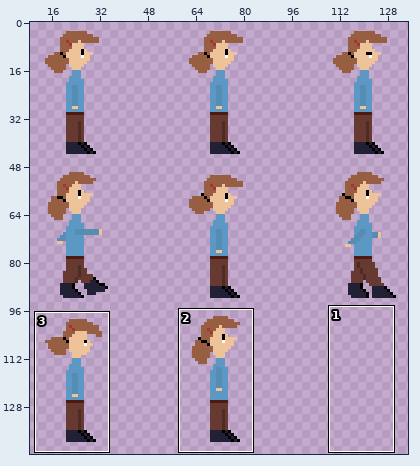
File history of a sprite sheet, scenes/characters/alicia/alicia_adulta.png. Above, an overview of the earlier version with the close-up marked.
Close-up. First the earlier version:
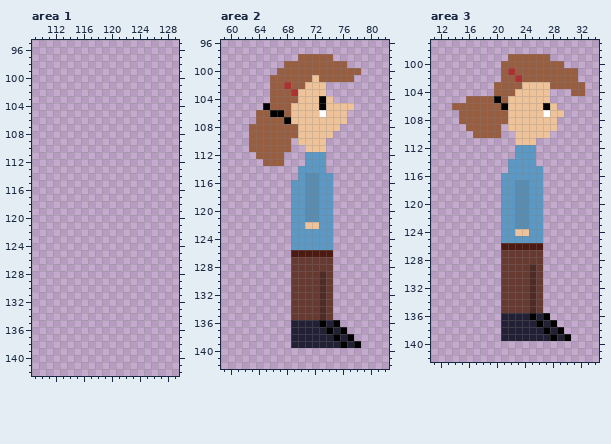
The file is 720x720 pixels, drawn in blocks of 5x5; one block is one cell here. Shown: area 1: x 109..129, y 95..142; area 2: x 59..82, y 96..142; area 3: x 11..34, y 97..142. The wide view leaves out empty margins. The commit also changed other parts of the picture, which this record leaves out.
Now the later version:
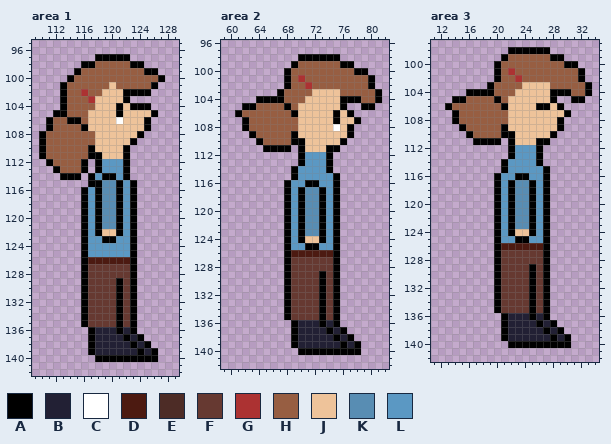
Palette (. is transparent): A #000000  B #222034  C #ffffff  D #4c1a11  E #4d2c26  F #663931  G #ac3232  H #975e42  J #eec39a  K #588db3  L #5b98c3
Diff:
--- area 1
@@ x 109..129 @@
  96 .....................
- 97 .....................
- 98 .....................
- 99 .....................
-100 .....................
-101 .....................
-102 .....................
-103 .....................
-104 .....................
-105 .....................
-106 .....................
-107 .....................
-108 .....................
-109 .....................
-110 .....................
-111 .....................
-112 .....................
-113 .....................
-114 .....................
-115 .....................
-116 .....................
-117 .....................
-118 .....................
-119 .....................
-120 .....................
-121 .....................
-122 .....................
-123 .....................
-124 .....................
-125 .....................
-126 .....................
-127 .....................
-128 .....................
-129 .....................
-130 .....................
-131 .....................
-132 .....................
-133 .....................
-134 .....................
-135 .....................
-136 .....................
-137 .....................
-138 .....................
-139 .....................
-140 .....................
+ 97 .........AAAAA.......
+ 98 .......AAHHHHHAA.....
+ 99 ......AHHHHHHHHHAA...
+100 .....AHHHHHHHHHHHHA..
+101 ....AHHHHHHJHHHHHA...
+102 ....AHHGHHJJJAAAA....
+103 ....AHHHGJJJJA.......
+104 ....AHHHHJJJAJAAA....
+105 ...AAHHHJJJJAJJJJA...
+106 ..AHHAAHJJJJCJJJA....
+107 ..AHHHHAJJJJJJJJA....
+108 .AHHHHHHHJJJJJJA.....
+109 .AHHHHHHHJJJJJA......
+110 .AHHHHHHAJJJJA.......
+111 .AHHHHHHAAJJJA.......
+112 ..AHHHHA.ALLLA.......
+113 ...AHHHA.ALLLA.......
+114 ....AAA.ALAALA.......
+115 ........AAKKALA......
+116 .......ALAKKALA......
+117 .......ALAKKALA......
+118 .......ALAKKALA......
+119 .......ALAKKALA......
+120 .......ALAKKALA......
+121 .......ALAKKALA......
+122 .......ALAJJALA......
+123 .......ALLAALLA......
+124 .......ALLLLLLA......
+125 .......ALLLLLLA......
+126 .......ADDDDDDA......
+127 .......AFFFFFFA......
+128 .......AFFFFFFA......
+129 .......AFFFFAFA......
+130 .......AFFFFAFA......
+131 .......AFFFFAFA......
+132 .......AFFFFAFA......
+133 .......AFFFFAFA......
+134 .......AFFFFAFA......
+135 .......AFFFFAFA......
+136 ........ABBBABA......
+137 ........ABBBBABA.....
+138 ........ABBBBBABA....
+139 ........ABBBBBBABA...
+140 .........AAAAAAAAA...
 141 .....................
--- area 2
@@ x 59..82 @@
  97 ........................
- 98 ...........HHHHH........
- 99 .........HHHHHHHHH......
-100 ........HHHHHHHHHHHH....
-101 .......HHHHHHJHHHHH.....
-102 .......HHGHHJJJ.........
-103 .......HHHGJJJJ.........
-104 .......HHHHJJJAJ........
-105 ......AHHHJJJJAJJJJ.....
-106 .....HHAAHJJJJCJJJ......
-107 .....HHHHAJJJJJJJJ......
-108 ....HHHHHHHJJJJJJ.......
-109 ....HHHHHHHJJJJJ........
-110 ....HHHHHH.JJJJ.........
-111 ....HHHHHH..JJJ.........
-112 .....HHHH...LLL.........
-113 ......HHH...LLL.........
-114 ...........LLLL.........
-115 ...........LKKLL........
-116 ..........LLKKLL........
-117 ..........LLKKLL........
-118 ..........LLKKLL........
-119 ..........LLKKLL........
-120 ..........LLKKLL........
-121 ..........LLKKLL........
-122 ..........LLJJLL........
-123 ..........LLLLLL........
-124 ..........LLLLLL........
-125 ..........LLLLLL........
-126 ..........DDDDDD........
-127 ..........FFFFFF........
-128 ..........FFFFFF........
-129 ..........FFFFEF........
-130 ..........FFFFEF........
-131 ..........FFFFEF........
-132 ..........FFFFEF........
-133 ..........FFFFEF........
-134 ..........FFFFEF........
-135 ..........FFFFEF........
-136 ..........BBBBABA.......
-137 ..........BBBBBABA......
-138 ..........BBBBBBABA.....
-139 ..........BBBBBBBABA....
-140 ........................
+ 98 ...........AAAAAA.......
+ 99 ..........AHHHHHHAA.....
+100 .........AHHHHHHHHHAA...
+101 .........AHGHHHHHHHHHA..
+102 .........AHHGHHHHHHHHA..
+103 ........AHHHHJJJJHHHHHA.
+104 .....AAAAHHHJJJJJAAAHHA.
+105 ...AAHHHHAHJJJJJJA..AA..
+106 ..AHHHHHHHAJJJJJAJA.....
+107 ...AHHHHHHHJJJJJAJJA....
+108 ...AHHHHHHHJJJJJCJA.....
+109 ....AHHHHHAJJJJJJJA.....
+110 .....AHHHHAAJJJJJA......
+111 ......AAAA.AJJJAA.......
+112 ...........ALLLA........
+113 ...........ALLLA........
+114 ..........ALLLLA........
+115 ..........ALLLLLA.......
+116 .........ALLAALLA.......
+117 .........ALAKKALA.......
+118 .........ALAKKALA.......
+119 .........ALAKKALA.......
+120 .........ALAKKALA.......
+121 .........ALAKKALA.......
+122 .........ALAKKALA.......
+123 .........ALAKKALA.......
+124 .........ALAJJALA.......
+125 .........ALLAALLA.......
+126 .........ADDDDDDA.......
+127 .........AFFFFFFA.......
+128 .........AFFFFFFA.......
+129 .........AFFFFAFA.......
+130 .........AFFFFAFA.......
+131 .........AFFFFAFA.......
+132 .........AFFFFAFA.......
+133 .........AFFFFAFA.......
+134 .........AFFFFAFA.......
+135 .........AFFFFAFA.......
+136 ..........ABBBABA.......
+137 ..........ABBBBABA......
+138 ..........ABBBBBABA.....
+139 ..........ABBBBBBABA....
+140 ...........AAAAAAAAA....
 141 ........................
--- area 3
@@ x 11..34 @@
  97 ........................
- 98 ........................
- 99 ...........HHHHHH.......
-100 ..........HHHHHHHHH.....
-101 ..........HGHHHHHHHHH...
-102 ..........HHGHHHHHHHH...
-103 .........HHHHJJJJHHHHH..
-104 .........HHHJJJJJ...HH..
-105 .....HHHHAHJJJJJJ.......
-106 ...HHHHHHHAJJJJJAJ......
-107 ....HHHHHHHJJJJJCJJ.....
-108 ....HHHHHHHJJJJJJJ......
-109 .....HHHHH.JJJJJJJ......
-110 ......HHHH..JJJJJ.......
-111 ............JJJ.........
-112 ............LLL.........
-113 ............LLL.........
-114 ...........LLLL.........
-115 ...........LLLLL........
-116 ..........LLLLLL........
-117 ..........LLKKLL........
-118 ..........LLKKLL........
-119 ..........LLKKLL........
-120 ..........LLKKLL........
-121 ..........LLKKLL........
-122 ..........LLKKLL........
-123 ..........LLKKLL........
-124 ..........LLJJLL........
-125 ..........LLLLLL........
-126 ..........DDDDDD........
-127 ..........FFFFFF........
-128 ..........FFFFFF........
-129 ..........FFFFEF........
-130 ..........FFFFEF........
-131 ..........FFFFEF........
-132 ..........FFFFEF........
-133 ..........FFFFEF........
-134 ..........FFFFEF........
-135 ..........FFFFEF........
-136 ..........BBBBABA.......
-137 ..........BBBBBABA......
-138 ..........BBBBBBABA.....
-139 ..........BBBBBBBABA....
-140 ........................
+ 98 ...........AAAAAA.......
+ 99 ..........AHHHHHHAA.....
+100 .........AHHHHHHHHHAA...
+101 .........AHGHHHHHHHHHA..
+102 .........AHHGHHHHHHHHA..
+103 ........AHHHHJJJJHHHHHA.
+104 .....AAAAHHHJJJJJAAAHHA.
+105 ...AAHHHHAHJJJJJJA..AA..
+106 ..AHHHHHHHAJJJJAAJA.....
+107 ...AHHHHHHHJJJJJJJJA....
+108 ...AHHHHHHHJJJJJJJA.....
+109 ....AHHHHHAJJJJJJJA.....
+110 .....AHHHHAAJJJJJA......
+111 ......AAAA.AJJJAA.......
+112 ...........ALLLA........
+113 ...........ALLLA........
+114 ..........ALLLLA........
+115 ..........ALLLLLA.......
+116 .........ALLAALLA.......
+117 .........ALAKKALA.......
+118 .........ALAKKALA.......
+119 .........ALAKKALA.......
+120 .........ALAKKALA.......
+121 .........ALAKKALA.......
+122 .........ALAKKALA.......
+123 .........ALAKKALA.......
+124 .........ALAJJALA.......
+125 .........ALLAALLA.......
+126 .........ADDDDDDA.......
+127 .........AFFFFFFA.......
+128 .........AFFFFFFA.......
+129 .........AFFFFAFA.......
+130 .........AFFFFAFA.......
+131 .........AFFFFAFA.......
+132 .........AFFFFAFA.......
+133 .........AFFFFAFA.......
+134 .........AFFFFAFA.......
+135 .........AFFFFAFA.......
+136 ..........ABBBABA.......
+137 ..........ABBBBABA......
+138 ..........ABBBBBABA.....
+139 ..........ABBBBBBABA....
+140 ...........AAAAAAAAA....
 141 ........................
